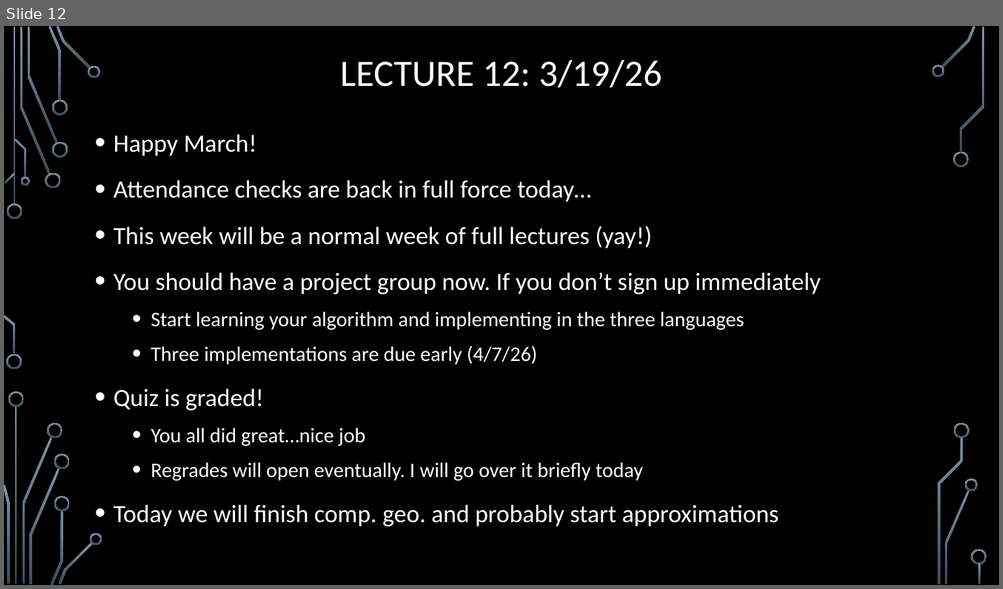
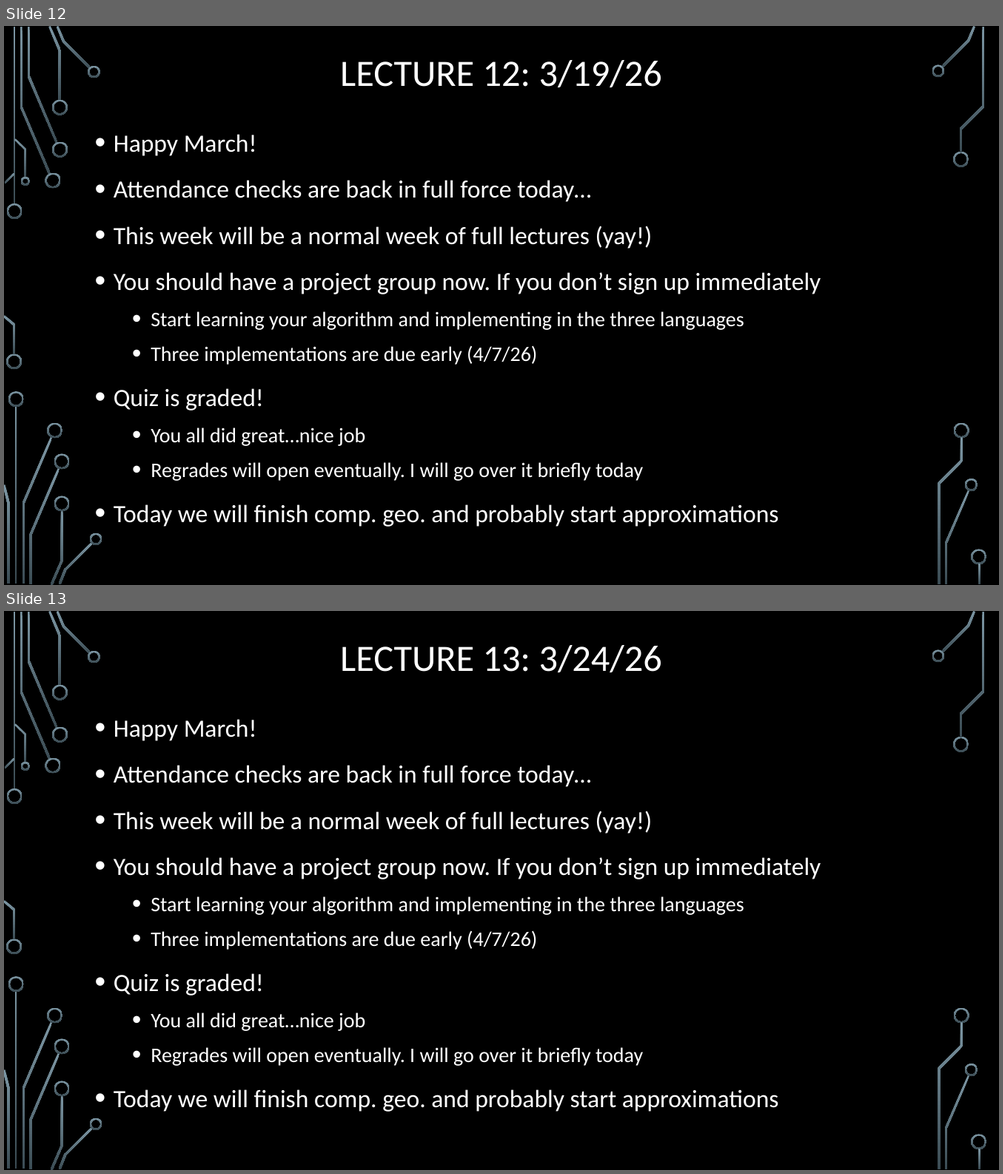
Before and after one commit to markfloryan/advAlgo, a slide deck: slides/00-DailyAnnouncements.pptx. Shown one above the other, each under a label of ours: slide 12 before the commit, slides 12 and 13 after it. The pictures are 1003x589 and 1003x1174 pixels, drawn with LibreOffice and Linux fonts; fonts in the diff are those of the drawing; background and template pictures are left out. Boxes give left, top, right and bottom in pixels: in the first picture for what was removed or moved away, otherwise in the second. Text is boxed around its words. In the diff, an @@ line names an element or a change of style, - is before the commit and + after.

```diff
--- a/slides/00-DailyAnnouncements.pptx
+++ b/slides/00-DailyAnnouncements.pptx
@@ slide 13 added at [4, 611, 999, 1170], background picture (left out); not listed: 36 template elements that a slide beside it also shows @@
@@ title added at [340, 645, 662, 672], 36 pt, text #FFFFFF @@
+LECTURE 13: 3/24/26
@@ text added at [114, 719, 821, 1112], 24 pt, text #FFFFFF @@
+• Happy March!
+• Attendance checks are back in full force today…
+• This week will be a normal week of full lectures (yay!)
+• You should have a project group now. If you don’t sign up immediately
+  • Start learning your algorithm and implementing in the three languages
+  • Three implementations are due early (4/7/26)
+• Quiz is graded!
+  • You all did great…nice job
+  • Regrades will open eventually. I will go over it briefly today
+• Today we will finish comp. geo. and probably start approximations
```
Also in this commit, not shown: 1 slide changed, 4 other files.
